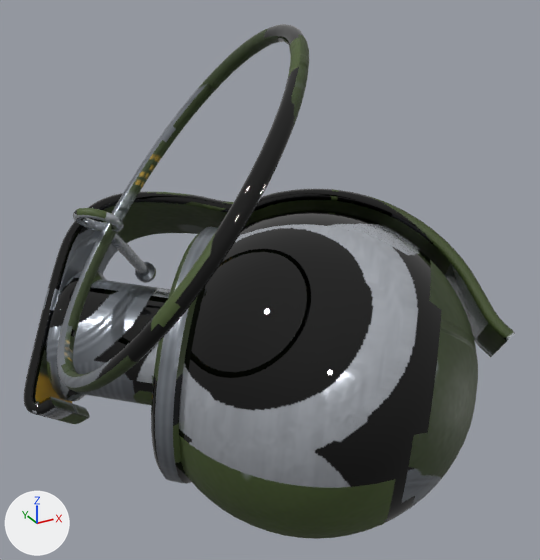
The glTF model assets/armas/fp/choque.glb, before and after one commit.
The view is the same before and after, from a 50 mm camera at (0.4535, -0.0323, -0.4713) aimed at (0.5239, 0.0956, -0.5352). Arrows for +X, +Y and +Z are at lower left; the lights stay in place. The first picture is the older version. Where no turn or scale is listed for an object, it has been applied to the vertices. Vertices at exactly the same position are counted once.

Objects in the first picture: 'granada'.
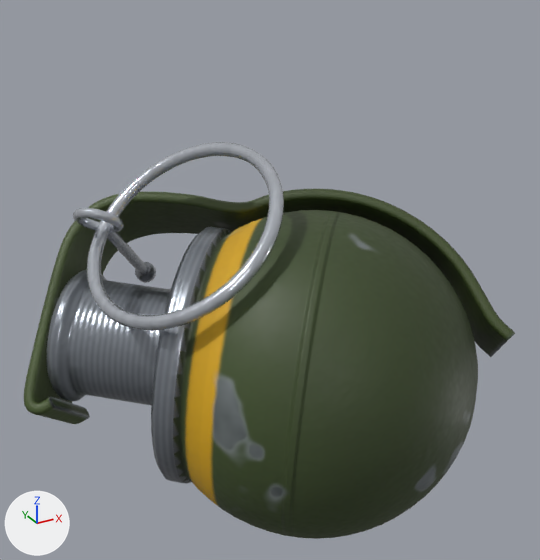
The newer file is also rescaled (x1.186), turned or shifted as a whole; pictures and numbers use the older file's frame.

Location of each change, (x1, y1, x2, y2) in pixels of the pictures (540 x 560 px; the box of a moved part takes in the faces that stretch with it):
'granada', reshaped, surface changed (23% shorter): before (24, 24, 515, 539); after (24, 142, 515, 539)
part 1 of me_granada, moved or reshaped: before (57, 24, 309, 392); after (87, 142, 284, 331)
part 2 of me_granada, surface changed: before (24, 24, 515, 523); after (24, 142, 515, 523)

The change, as a diff of the scene's bpy script:
```diff
--- a/assets/armas/fp/choque.glb.py
+++ b/assets/armas/fp/choque.glb.py
@@ me_granada @@
 # used by ob_granada; location = (0.0, -0.0065, -1.6258)
-me_granada.from_pydata(...)  # 2930 vertices, 5848 faces; spans x 0.4728..0.5714, y 0.0562..0.1488, z 1.0353..1.1435
+me_granada.from_pydata(...)  # 2930 vertices, 5848 faces; spans x 0.4728..0.5714, y 0.0598..0.1488, z 1.0353..1.1186
+# me_granada part 1: 560 of 2930 vertices moved; they spanned x 0.4748..0.5217, y 0.0562..0.1256, z 1.0862..1.1435 and now span x 0.4873..0.5231, y 0.0829..0.1257, z 1.0898..1.1186; mean shift (0.0069, 0.0135, -0.0107); largest move (0.5014, 0.0588, 1.1294) -> (0.5166, 0.0861, 1.1067)
+# me_granada part 2: texture (UV) coordinates of 5843 of 5848 faces, centred in x 0.473..0.5712, y 0.0563..0.1487, z 1.0354..1.1434, changed; they spanned u 0.0..0.98, v 0.0..1.0 and now span u 0.0..1.0, v 0.0..1.0
 me_granada.materials.append(mat_choque)
```
